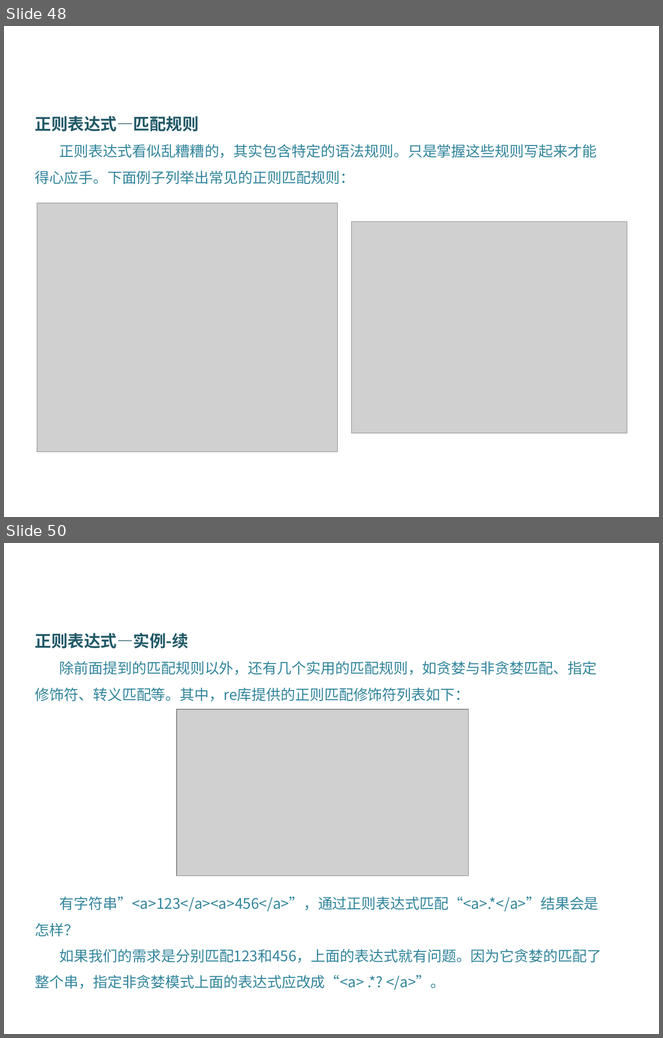
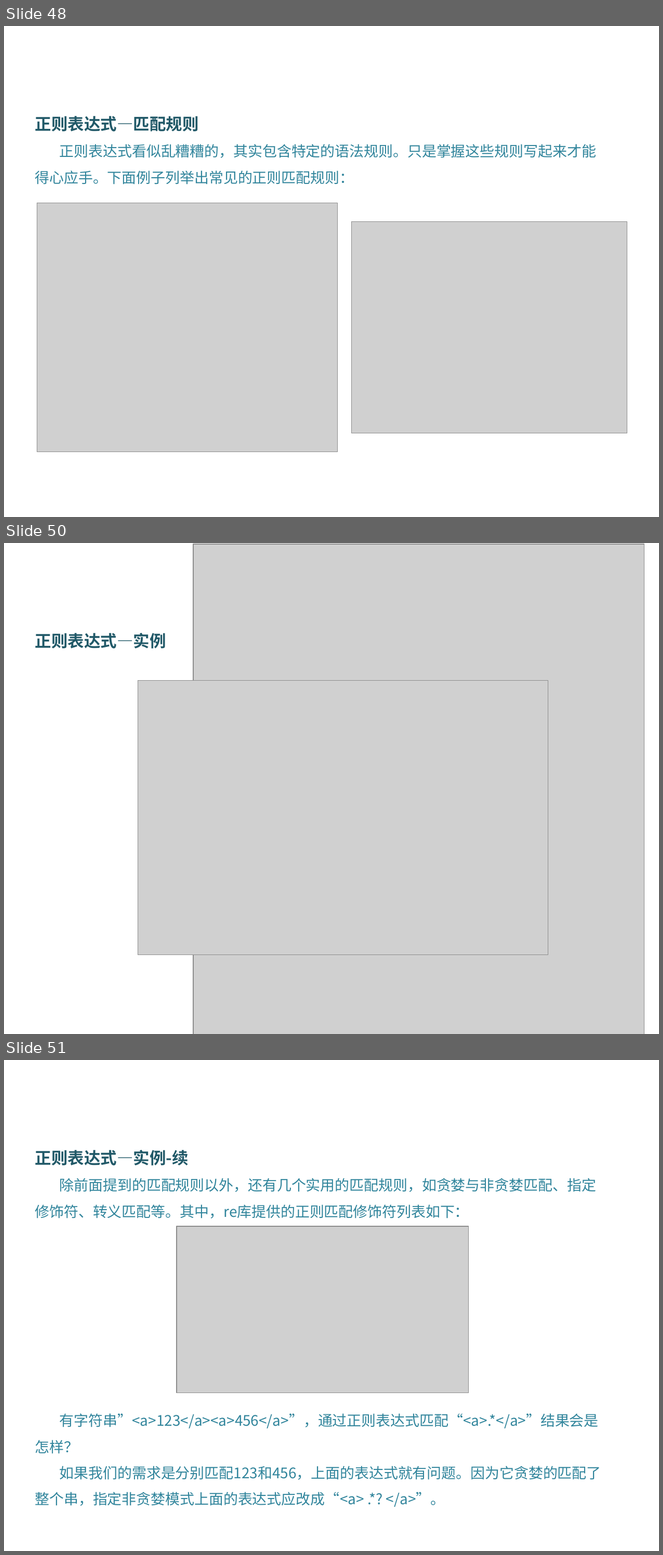
Before and after one commit to DataScienceCoding/Python-Web-Crawler, a slide deck: Python-Web-Crawler.pptx. Shown one above the other, each under a label of ours: slides 48 and 50 before the commit, slides 48, 50 and 51 after it; the slides between them are not shown. The pictures are 663x1038 and 663x1555 pixels, drawn with LibreOffice and Linux fonts; fonts in the diff are those of the drawing; grey boxes stand for pictures; background and template pictures are left out. Boxes give left, top, right and bottom in pixels: in the first picture for what was removed or moved away, otherwise in the second. Text is boxed around its words. In the diff, an @@ line names an element or a change of style, - is before the commit and + after.

```diff
--- a/Python-Web-Crawler.pptx
+++ b/Python-Web-Crawler.pptx
@@ slide 50 added at <box>4,543,659,1034</box>, background picture (left out) @@
@@ picture added at <box>193,544,645,1034</box> @@
@@ text added at <box>35,633,166,649</box>, 18 pt, text #215968, bold @@
+正则表达式—实例
@@ picture added at <box>138,681,548,955</box> @@
@@ what was slide 50 is now slide 51 @@
```
Also in this commit, not shown: 2 slides changed, 1 other slide added, 1 other file.
